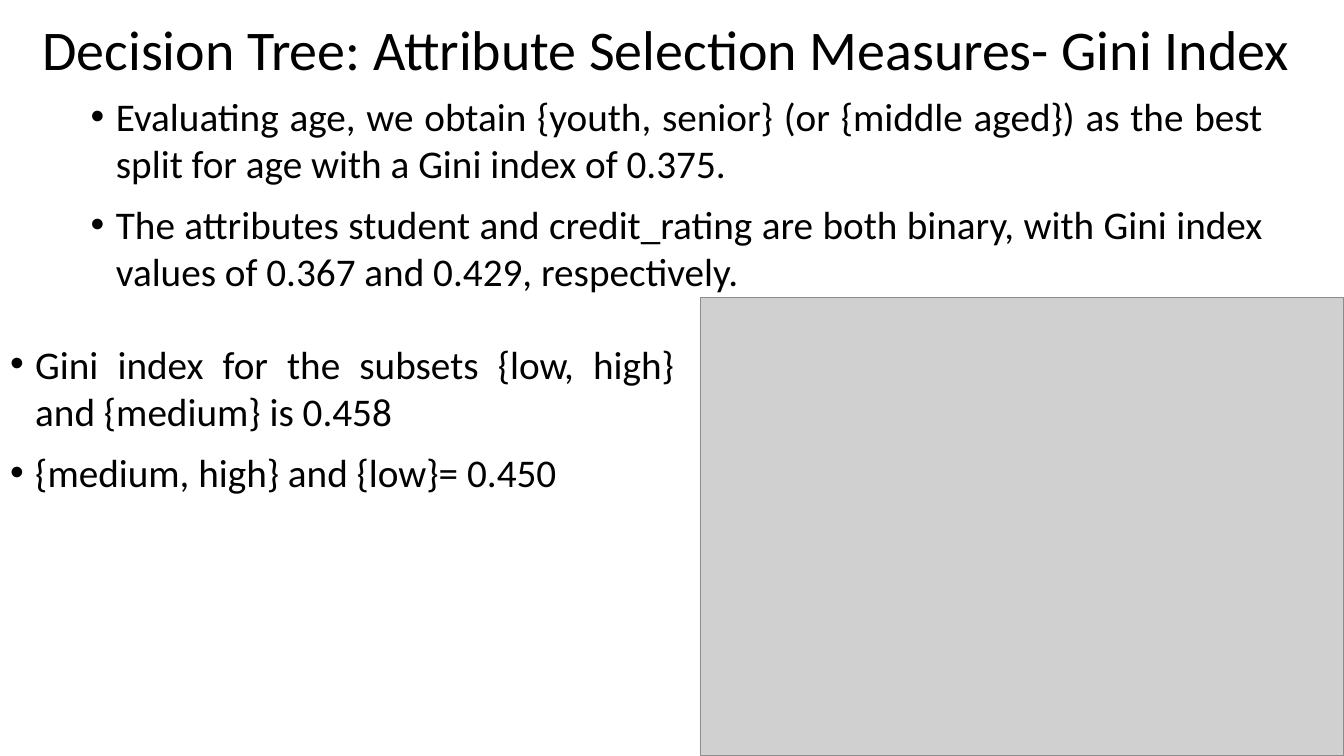
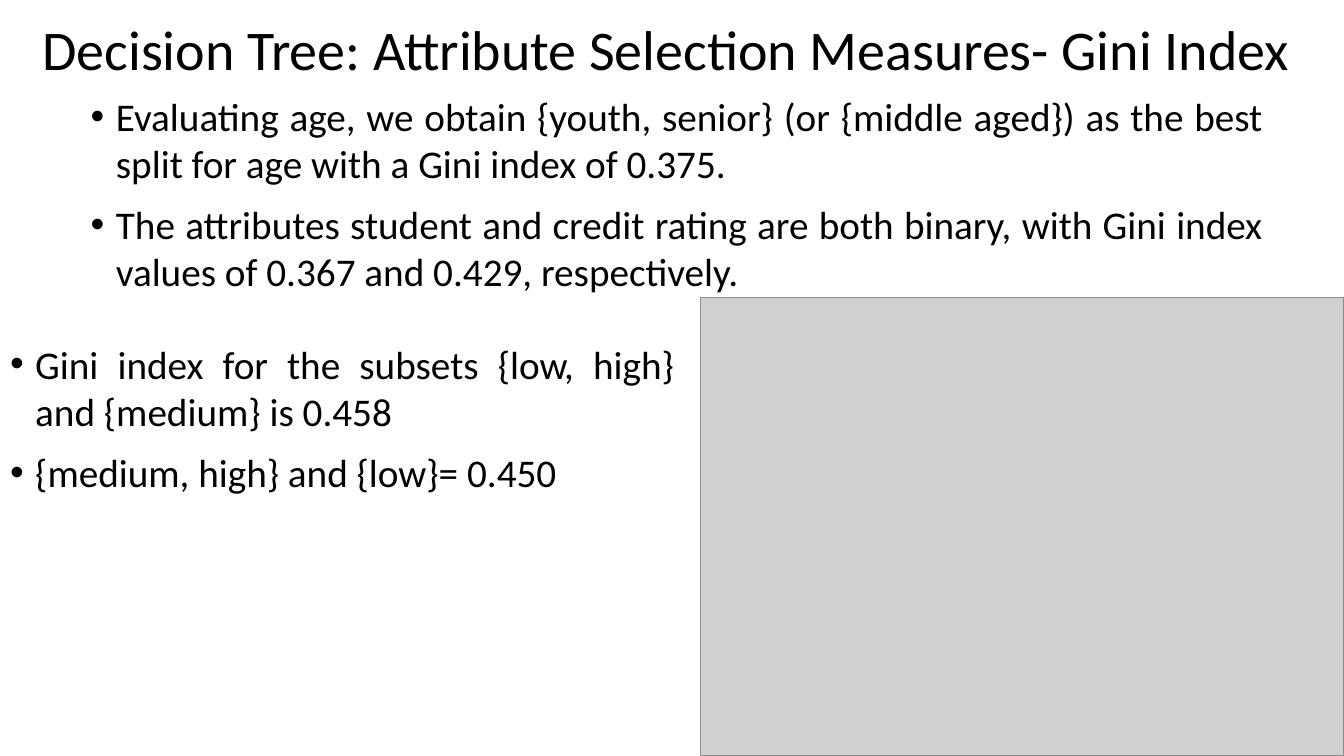
Before and after one commit to skysumitkumar/Du_Mca, a slide deck: slide 49 of 3rd_semester/Data_Science_with_python/PPT/Unit_3/Confusion_matrix_And_Decision_tree.pptx. Drawn at 1344x756 pixels with LibreOffice and Linux fonts; fonts in the diff are those of the drawing; grey boxes stand for pictures. Boxes give left, top, right and bottom in pixels: in the first picture for what was removed or moved away, otherwise in the second. Text is boxed around its words. In the diff, an @@ line names an element or a change of style, - is before the commit and + after.

```diff
--- a/3rd_semester/Data_Science_with_python/PPT/Unit_3/Confusion_matrix_And_Decision_tree.pptx
+++ b/3rd_semester/Data_Science_with_python/PPT/Unit_3/Confusion_matrix_And_Decision_tree.pptx
@@ text at box(116, 211, 1262, 293): text changed @@
-• The attributes student and credit_rating are both binary, with Gini index values of 0.367 and 0.429, respectively.
+• The attributes student and credit rating are both binary, with Gini index values of 0.367 and 0.429, respectively.
```
Also in this commit, not shown: 8 other slides changed, 2 other files.
